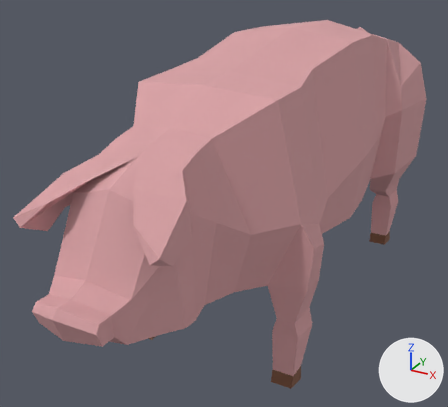
Two versions of the glTF model public/models/animals/pig.glb, one commit apart.
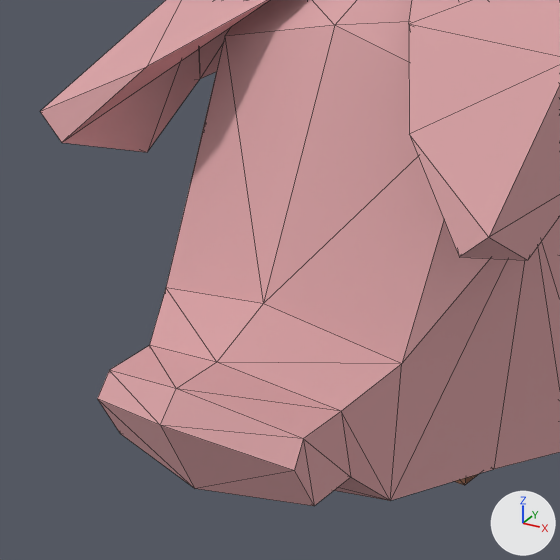
Each version appears first whole from a camera (50 mm lens) standing at (3.93, -8.87, 5.98) and looking at (-0.52, -0.77, 1.94), and next in a close-up on the part from 0% to 41% of the width and 45% to 89% of the height. Every picture has the same lights, and +X, +Y and +Z are marked at lower right. The last two pictures show the newer version. The close-ups show mesh edges as thin lines. Vertices at exactly the same position are counted once.

Names of what the first close-up shows: 'Pig'.
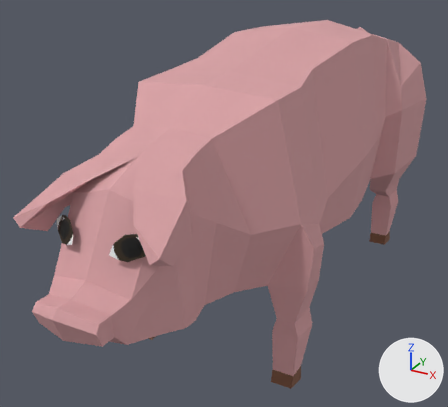
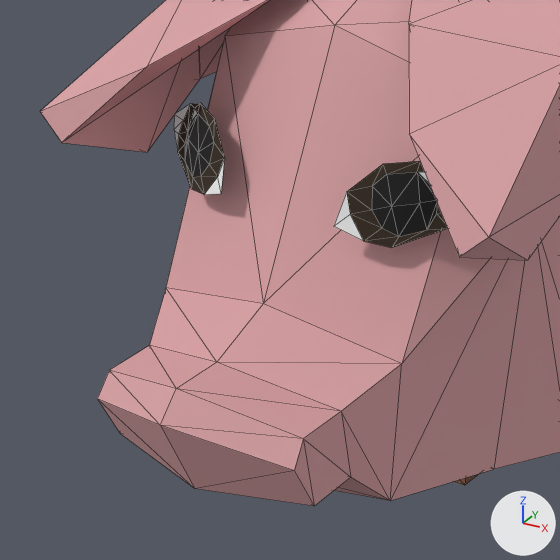
What changed in the scene script:
```text
Add mat_eyes_black:
    mat_eyes_black = bpy.data.materials.new('Eyes_Black')
    # nodes: BsdfPrincipled, Mix, OutputMaterial, VertexColor
    # colours: black #131313, mixed with the vertex colours
Add mat_eyes_pupil:
    mat_eyes_pupil = bpy.data.materials.new('Eyes_Pupil')
    # nodes: BsdfPrincipled, Mix, OutputMaterial, VertexColor
    # colours: brown #312515, mixed with the vertex colours
Add mat_eyes_white:
    mat_eyes_white = bpy.data.materials.new('Eyes_White')
    # nodes: BsdfPrincipled, Mix, OutputMaterial, VertexColor
    # colours: white #f0f0f0, mixed with the vertex colours
Change me_cylinder:
    used by ob_pig; location = (0.0, 0.0, 0.0)
    remove me_cylinder.from_pydata(...)  # 283 vertices, 562 faces; spans x -1.66..1.66, y -5.2..4.59, z 0.0..4.59
    add me_cylinder.from_pydata(...)  # 335 vertices, 642 faces; spans x -1.66..1.66, y -5.2..4.59, z 0.0..4.59
    me_cylinder part 1: a new loose piece of 26 vertices spanning x 0.24..0.66, y -4.57..-4.33, z 2.93..3.2
    me_cylinder part 2: a new loose piece of 26 vertices spanning x -0.66..-0.24, y -4.57..-4.33, z 2.93..3.2
    add me_cylinder.materials.append(mat_eyes_black)
    add me_cylinder.materials.append(mat_eyes_white)
    add me_cylinder.materials.append(mat_eyes_pupil)
```

Where the change shows, as pixel boxes [x1, y1, x2, y2] in the close-ups (560 x 560 px):
part 1 of me_cylinder, added
    after: [334, 161, 448, 248]
part 2 of me_cylinder, added
    after: [174, 103, 225, 195]
